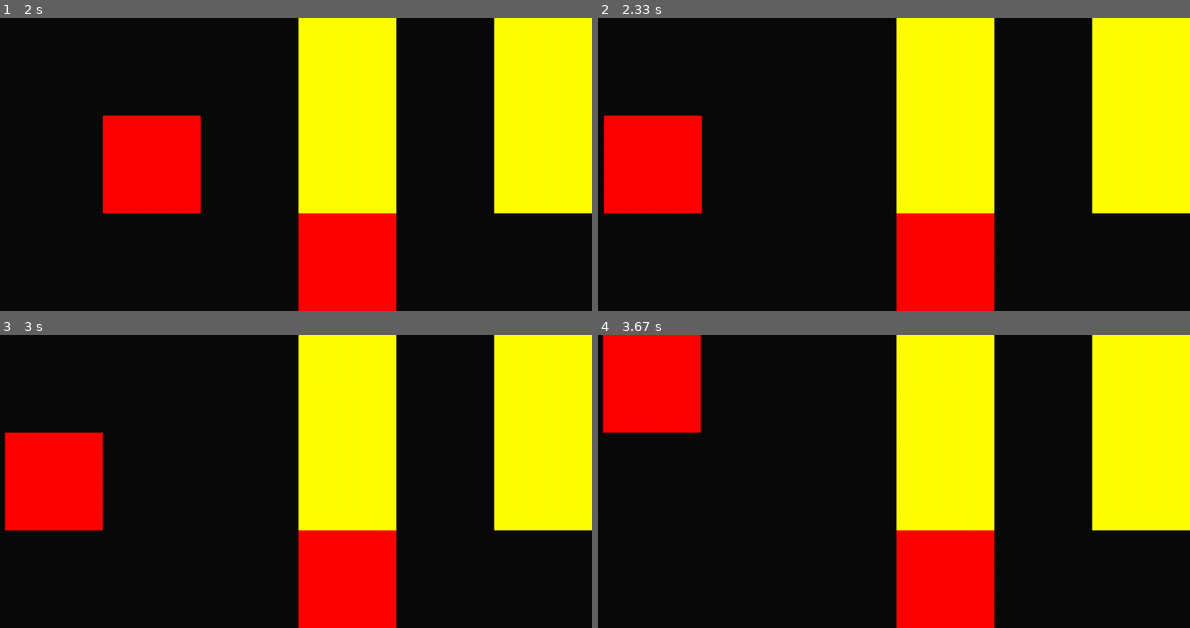
Above: before the commit, frames 1-4 (two rows, left to right).
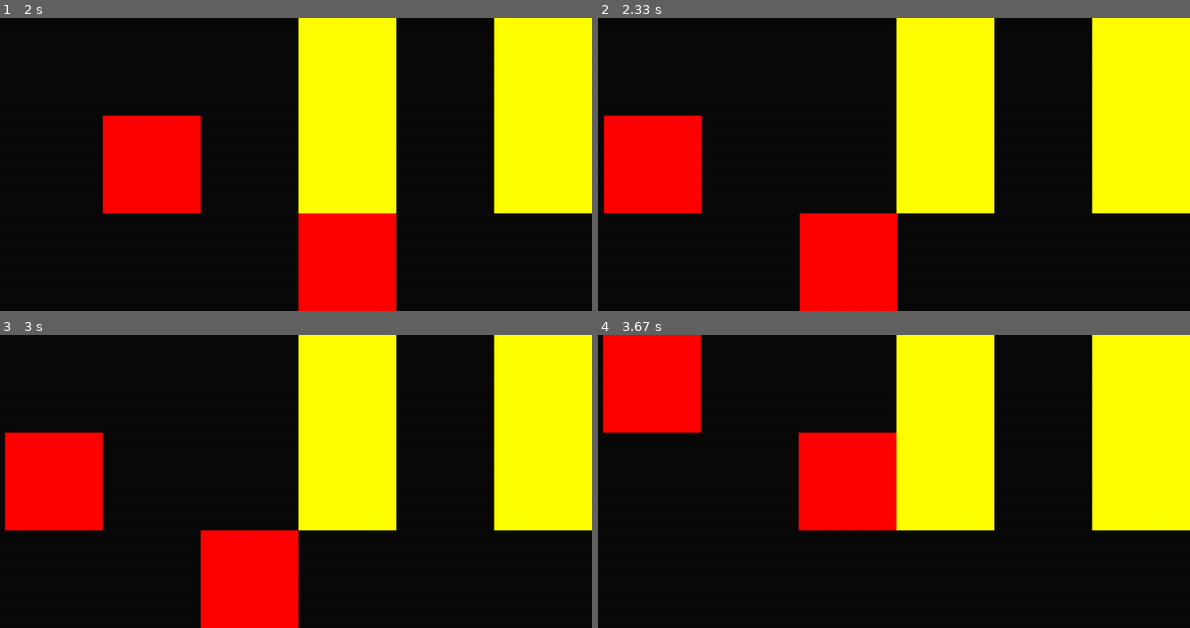
Above: after the commit, the same moments.

Repository: WingedSeal/mazegame
Game: pygame game, started from src/main.py
Same seed, same stepped clock (60 frames per second), same inputs: the game is played once before the commit and once after it.
Inputs:
- Up to frame 1 (2 s): no input
- Up to frame 2 (2.33 s): no input
- Up to frame 3 (3 s): no input
- Up to frame 4 (3.67 s): tap Enter at 3.33 s

Frame 1 is identical in both runs. In frame 2, 11% of the frame differs, in the area x 34-67%, y 66-100%; in frame 3, 11%; in frame 4, 11%, in the area x 33-67%, y 33-100%.

Commit message:
fix: fix player desync

Diff:
--- a/src/mazegame/game.py
+++ b/src/mazegame/game.py
@@ -77,7 +77,11 @@
             self.control.control_event.set()
             self.game_event.wait()
             for pos_x, pos_y, dx, dy in self.next_moves:
-                self.try_move_tile(pos_x, pos_y, dx, dy)
+                if self.try_move_tile(pos_x, pos_y, dx, dy):
+                    self.control.player_positions.append((pos_x + dx, pos_y + dy))
+                else:
+                    self.control.player_positions.append((pos_x, pos_y))
+
             self.next_moves = []
 
     def update(self) -> bool:
@@ -129,7 +133,6 @@
             return False
         if x + dx >= self.map.width:
             return False
-
         if self.map.map[y + dy][x + dx] is not None:
             return False
         tile = self.map.map[y][x]
@@ -140,8 +143,6 @@
         self.map.map[y + dy][x + dx] = tile
         self.map.map[y][x] = None
         self.moving_tiles.append(tile)
-        if isinstance(tile, Player):
-            self.control.player_positions.append(tile.pos)
         return True
 
     def render_map(self) -> None:
